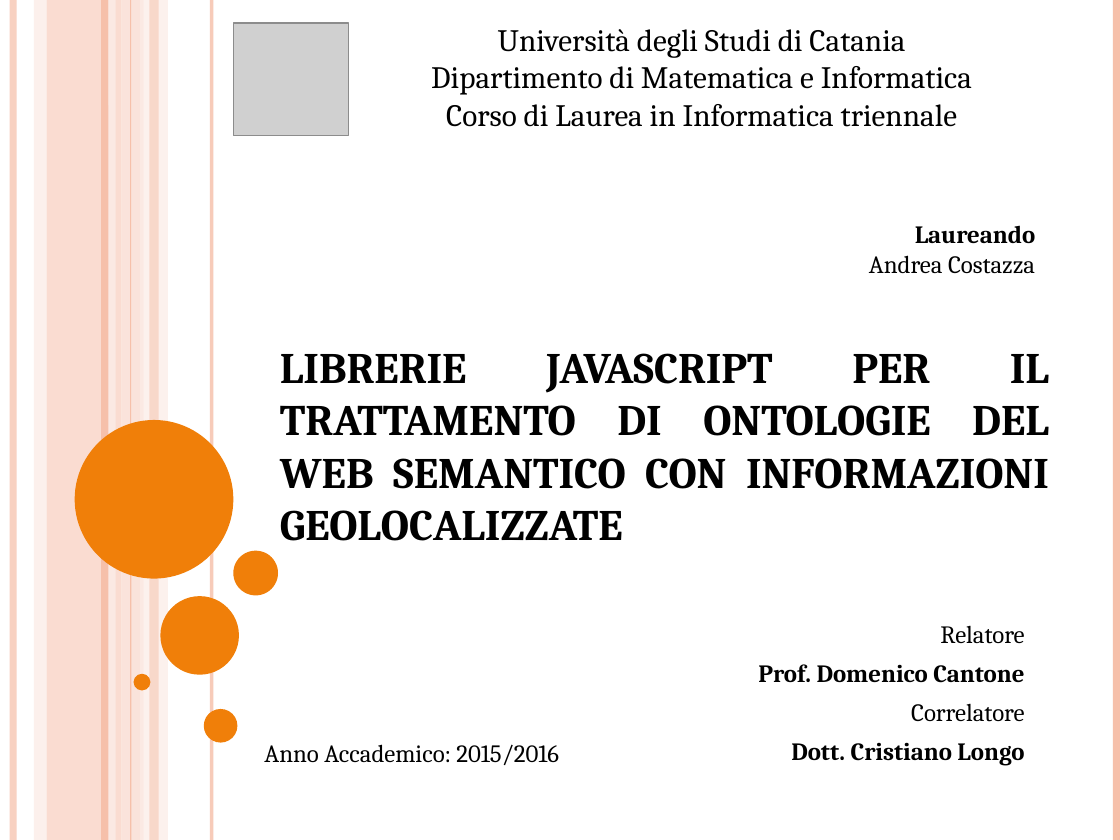
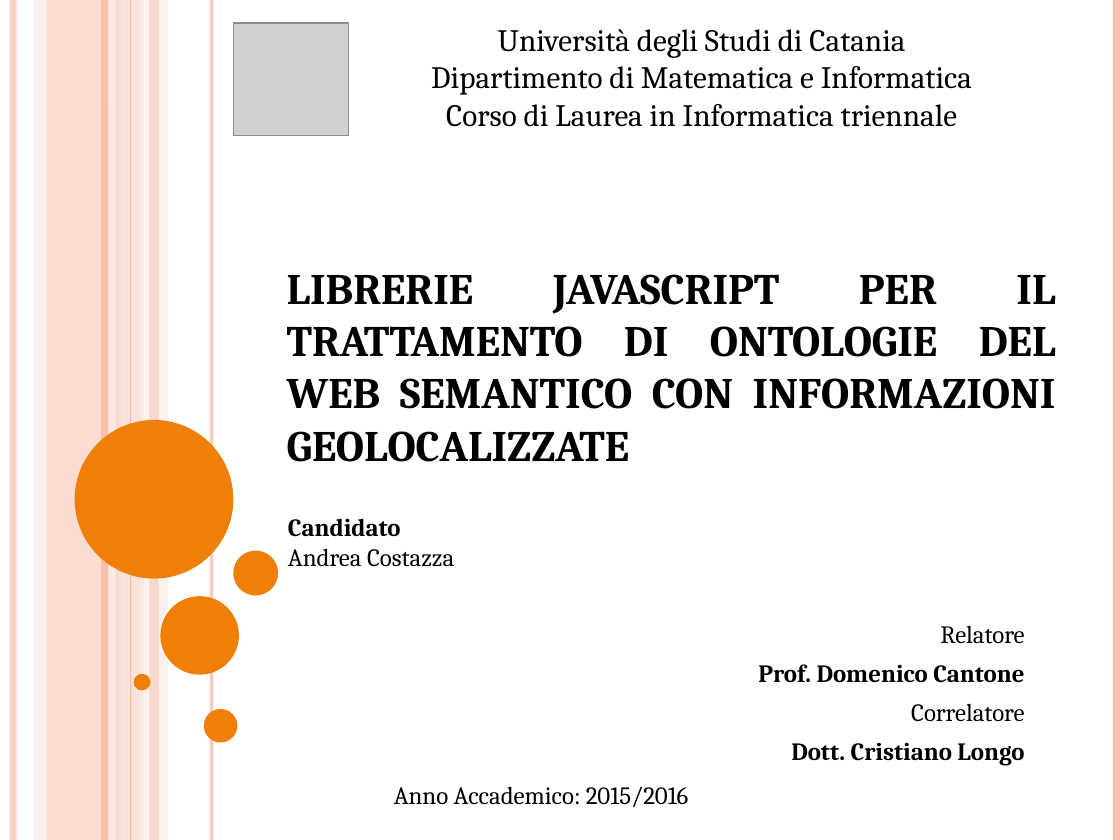
Before and after one commit to opendatahacklab/cityservices, a slide deck: slide 1 of Presentazione_Tesi.ppt. Drawn at 1120x840 pixels with LibreOffice and Linux fonts; fonts in the diff are those of the drawing; grey boxes stand for pictures. Boxes give left, top, right and bottom in pixels: in the first picture for what was removed or moved away, otherwise in the second. Text is boxed around its words. In the diff, an @@ line names an element or a change of style, - is before the commit and + after.

```diff
--- a/Presentazione_Tesi.ppt
+++ b/Presentazione_Tesi.ppt
@@ title "LIBRERIE JAVASCRIPT PER IL TRATTAMENTO ...": place and size @@
-title "LIBRERIE JAVASCRIPT PER IL TRATTAMENTO ..." at bbox=[280, 353, 1049, 541]
+title "LIBRERIE JAVASCRIPT PER IL TRATTAMENTO ..." at bbox=[287, 274, 1056, 462]
@@ text "Candidato": place and size @@
-text "Candidato" at bbox=[869, 225, 1035, 274]
+text "Candidato" at bbox=[288, 518, 454, 567]
@@ text at bbox=[288, 518, 401, 537]: text changed @@
-Laureando
+Candidato
@@ text at bbox=[288, 548, 454, 567]: alignment right to left @@
@@ text "Anno Accademico: 2015/2016": place and size @@
-text "Anno Accademico: 2015/2016" at bbox=[264, 744, 559, 765]
+text "Anno Accademico: 2015/2016" at bbox=[394, 786, 689, 807]
```
Also in this commit, not shown: 11 other slides changed, 1 other file.
